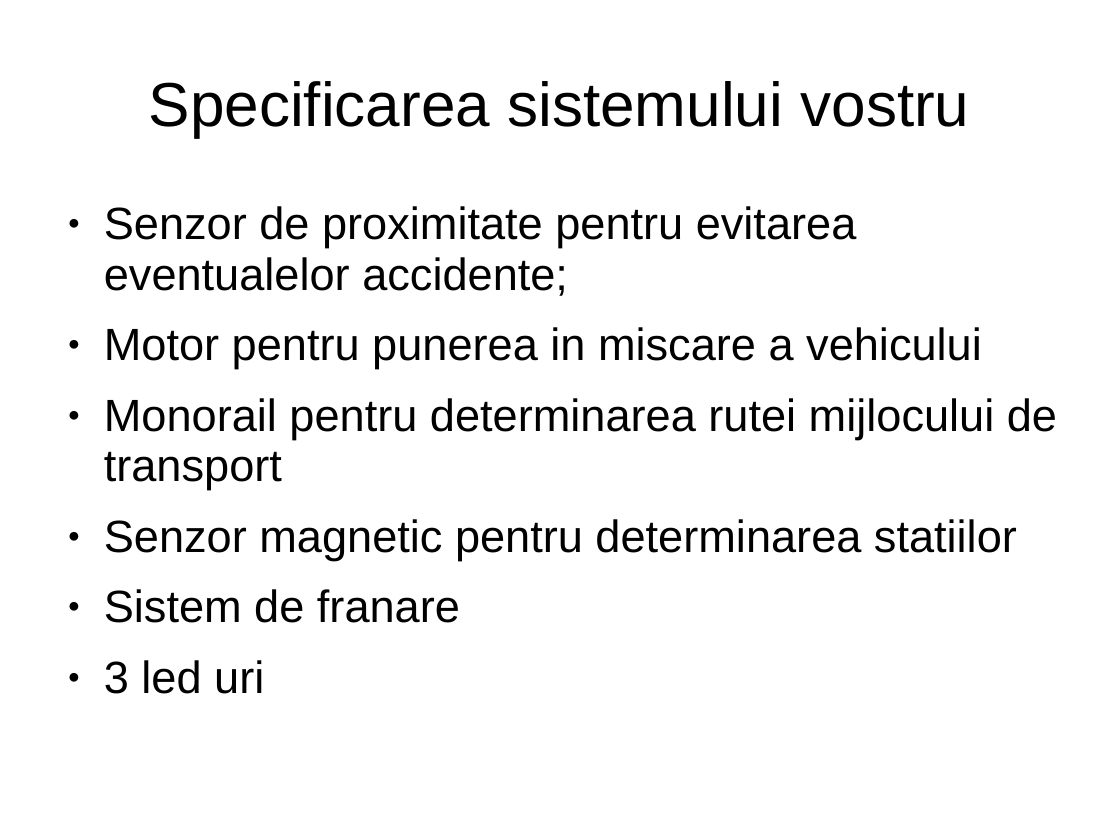
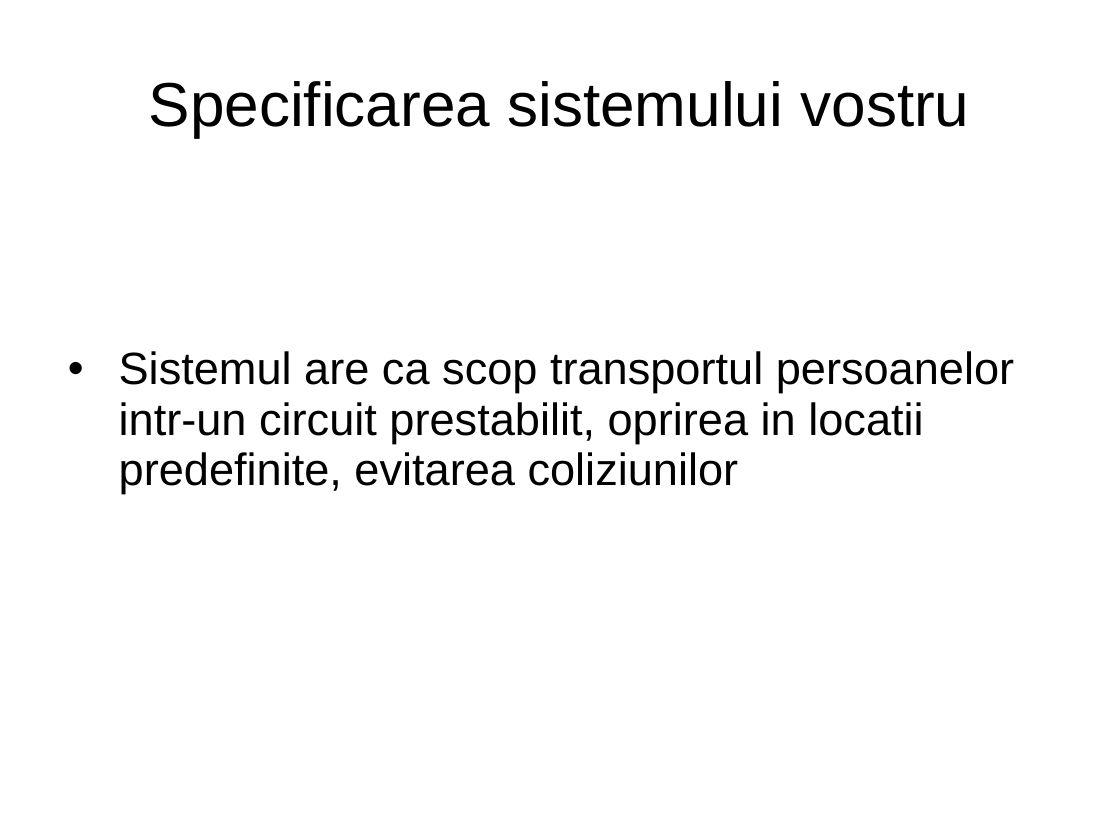
Before and after one commit to astef001/oc2016, a slide deck: slide 4 of TemplateTema-W1-2.ppt. Drawn at 1120x840 pixels with LibreOffice and Linux fonts; fonts in the diff are those of the drawing. Boxes give left, top, right and bottom in pixels: in the first picture for what was removed or moved away, otherwise in the second. Text is boxed around its words. In the diff, an @@ line names an element or a change of style, - is before the commit and + after.

Commit message:
Presentation Update

```diff
--- a/TemplateTema-W1-2.ppt
+++ b/TemplateTema-W1-2.ppt
@@ text at [119, 351, 1014, 494]: text changed @@
-● Senzor de proximitate pentru evitarea eventualelor accidente;
-● Motor pentru punerea in miscare a vehicului
-● Monorail pentru determinarea rutei mijlocului de transport
-● Senzor magnetic pentru determinarea statiilor
-● Sistem de franare
-● 3 led uri
+• Sistemul are ca scop transportul persoanelor intr-un circuit prestabilit, oprirea in locatii predefinite, evitarea coliziunilor
```
